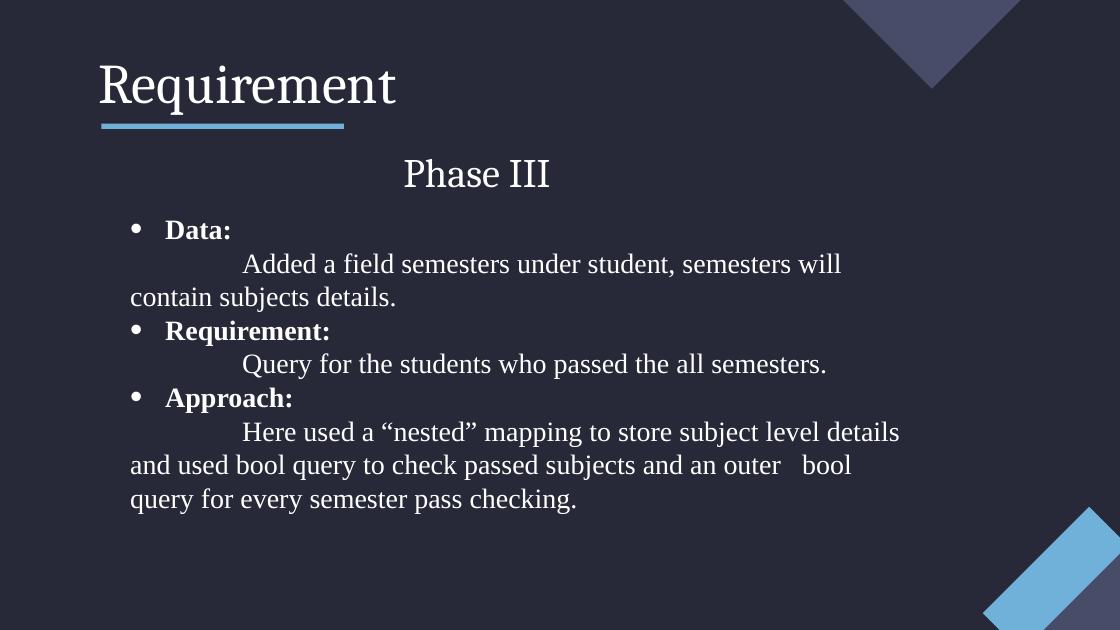
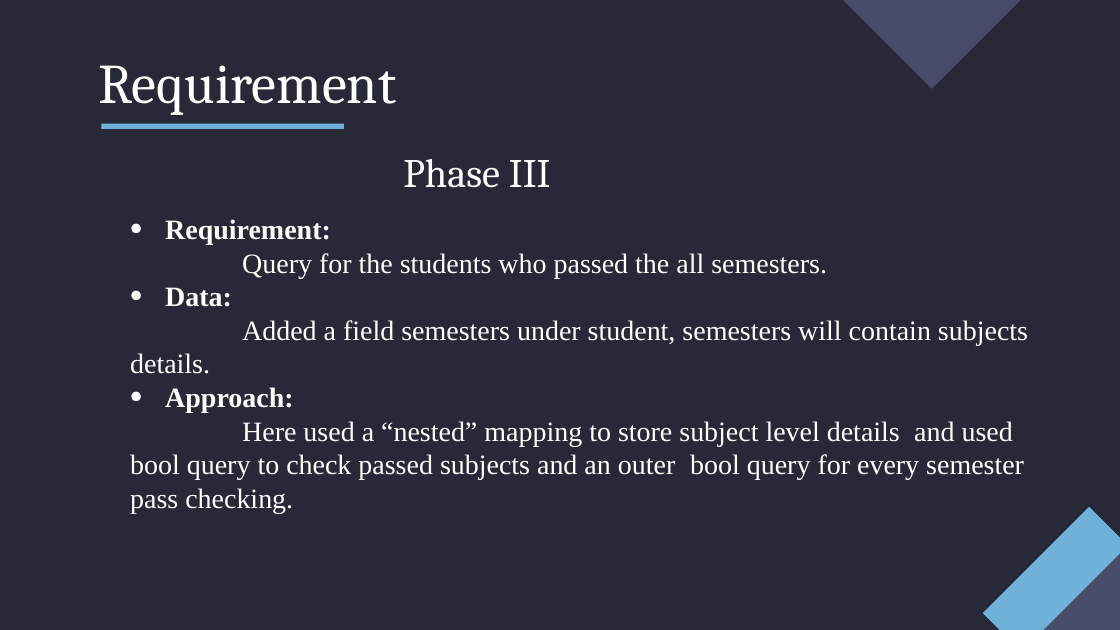
Before and after one commit to mehar-srinivas-chowdari/git-learning, a slide deck: slide 7 of Internship.pptx. Drawn at 1120x630 pixels with LibreOffice and Linux fonts; fonts in the diff are those of the drawing. Boxes give left, top, right and bottom in pixels: in the first picture for what was removed or moved away, otherwise in the second. Text is boxed around its words. In the diff, an @@ line names an element or a change of style, - is before the commit and + after.

```diff
--- a/Internship.pptx
+++ b/Internship.pptx
@@ text at (165,219,827,278): paragraphs added @@
+  • Requirement:
+  Query for the students who passed the all semesters.
@@ text at (165,320,827,379): paragraphs removed @@
-  • Requirement:
-  Query for the students who passed the all semesters.
```
Also in this commit, not shown: 10 other slides changed.
